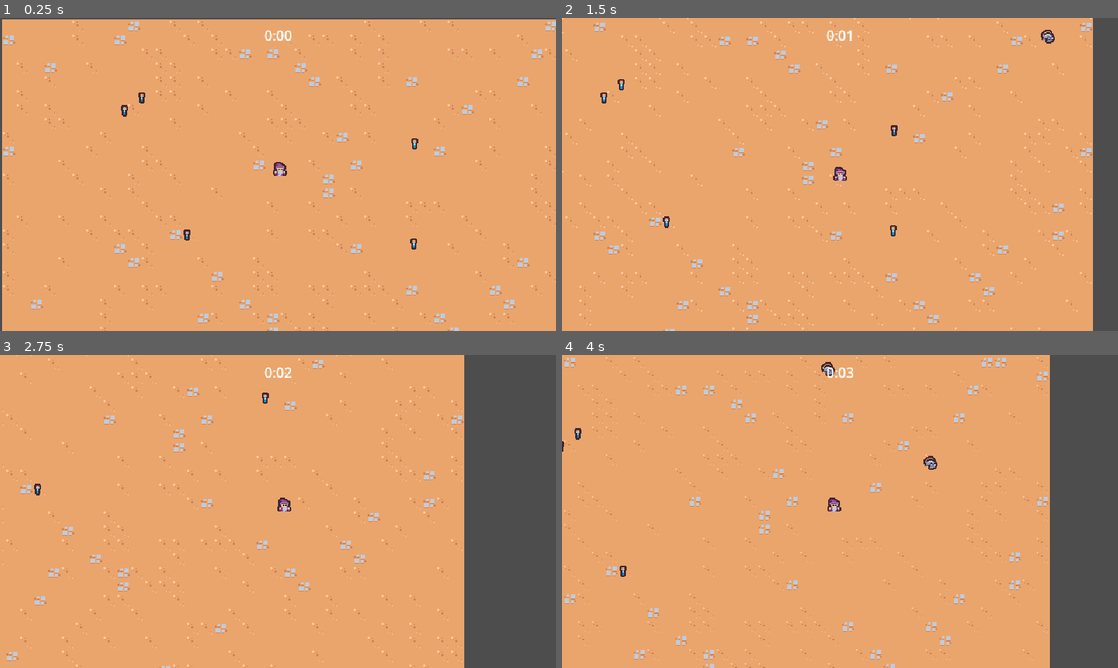
Above: before the commit, frames 1-4 (two rows, left to right).
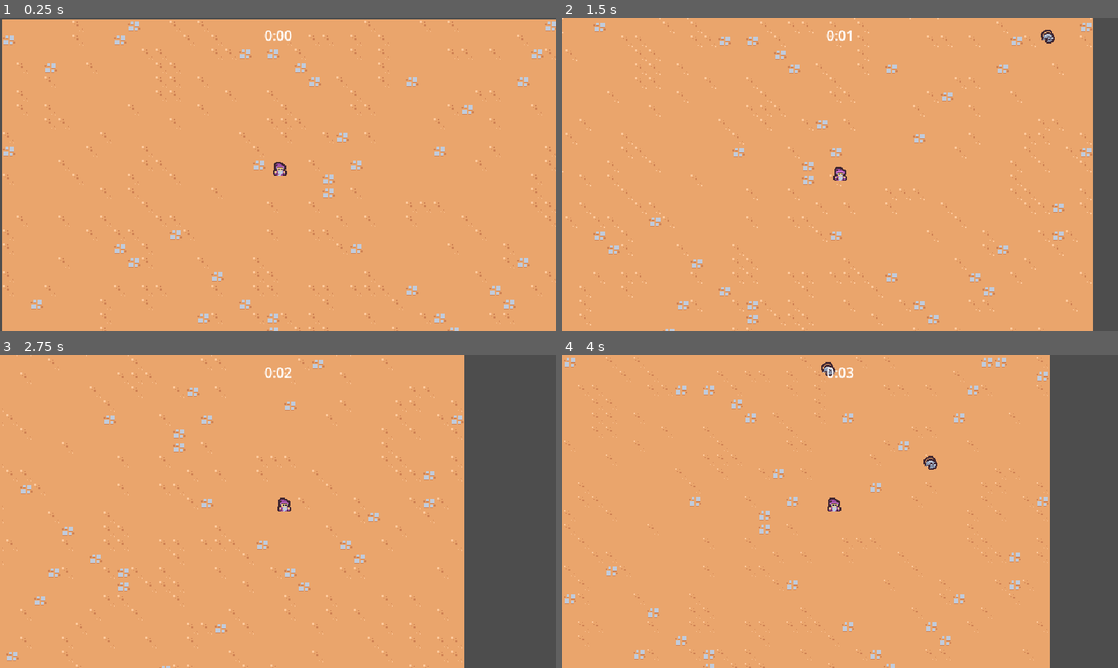
Above: after the commit, the same moments.

Repository: camd67/survivors-clone
Game: Godot game, scene res://scenes/main/main.tscn
Two runs of this game, one before a commit and one after it. Both use one fixed random seed, a clock stepped at 60 frames per second and the inputs below.
Inputs:
- Up to frame 1 (0.25 s): no input
- Up to frame 2 (1.5 s): hold D (move_right) 0.53-1.28 s; hold S (move_down) from 1.28 s (still down)
- Up to frame 3 (2.75 s): release S (move_down) at 2.03 s; hold D (move_right) from 2.03 s (still down)
- Up to frame 4 (4 s): release D (move_right) at 2.78 s; hold W (move_up) 2.78-3.53 s; hold A (move_left) from 3.53 s (still down)

The runs differ from the first frame. In frame 1, 0.2% of the frame differs, in the area x 21-76%, y 23-74%; in frame 2, 0.2%; in frame 3, less than 0.1%; in frame 4, less than 0.1%.

Commit message:
Lesson 18: Health component

Diff:
--- /dev/null
+++ b/scenes/component/health_component.gd
@@ -0,0 +1,20 @@
+extends Node
+class_name HealthComponent
+
+signal died
+
+@export var max_health: float = 10
+
+var current_health
+
+func _ready():
+	current_health = max_health
+
+func damage(damage_value: float) -> void:
+	current_health = max(current_health - damage_value, 0)
+	Callable(check_death).call_deferred()
+
+func check_death():
+	if current_health == 0:
+		died.emit()
+		owner.queue_free()
--- /dev/null
+++ b/scenes/component/health_component.tscn
@@ -0,0 +1,6 @@
+[gd_scene load_steps=2 format=3 uid="uid://cj3jdnvxkgfxu"]
+
+[ext_resource type="Script" path="res://scenes/component/health_component.gd" id="1_g6qaa"]
+
+[node name="HealthComponent" type="Node"]
+script = ExtResource("1_g6qaa")
--- /dev/null
+++ b/scenes/component/vial_drop_component.gd
@@ -0,0 +1,26 @@
+extends Node
+
+@export_range(0, 1) var drop_percent: float = .5
+@export var health_component: HealthComponent
+
+@export var vial_scene: PackedScene
+
+
+func _ready():
+	health_component.died.connect(on_died)
+
+
+func on_died():
+	if randf() > drop_percent:
+		return
+
+	if vial_scene == null:
+		return
+
+	if not owner is Node2D:
+		return
+
+	var spawn_position = (owner as Node2D).global_position
+	var vial = vial_scene.instantiate() as Node2D
+	owner.get_parent().add_child(vial)
+	vial.global_position = spawn_position
--- /dev/null
+++ b/scenes/component/vial_drop_component.tscn
@@ -0,0 +1,8 @@
+[gd_scene load_steps=3 format=3 uid="uid://mxwtim2s4s85"]
+
+[ext_resource type="Script" path="res://scenes/component/vial_drop_component.gd" id="1_de02l"]
+[ext_resource type="PackedScene" uid="uid://c27wd6xgrsgtr" path="res://scenes/game_object/experience_vial/experience_vial.tscn" id="2_ftf30"]
+
+[node name="VialDropComponent" type="Node"]
+script = ExtResource("1_de02l")
+vial_scene = ExtResource("2_ftf30")
--- a/scenes/game_object/basic_enemy/basic_enemy.gd
+++ b/scenes/game_object/basic_enemy/basic_enemy.gd
@@ -1,6 +1,8 @@
 extends CharacterBody2D
 
 const MAX_SPEED = 50
+
+@onready var health: HealthComponent = $HealthComponent
 
 func _ready():
 	$Area2D.area_entered.connect(on_area_entered)
@@ -18,4 +20,4 @@
 
 
 func on_area_entered(other: Area2D):
-	queue_free()
+	health.damage(100)
--- a/scenes/game_object/basic_enemy/basic_enemy.tscn
+++ b/scenes/game_object/basic_enemy/basic_enemy.tscn
@@ -1,7 +1,9 @@
-[gd_scene load_steps=5 format=3 uid="uid://bmn4yxj3stfwr"]
+[gd_scene load_steps=7 format=3 uid="uid://bmn4yxj3stfwr"]
 
 [ext_resource type="Texture2D" uid="uid://i4fd1nmc8dsd" path="res://scenes/game_object/basic_enemy/basic_enemy.png" id="1_achbw"]
 [ext_resource type="Script" path="res://scenes/game_object/basic_enemy/basic_enemy.gd" id="1_ogpgs"]
+[ext_resource type="PackedScene" uid="uid://cj3jdnvxkgfxu" path="res://scenes/component/health_component.tscn" id="2_ap0kb"]
+[ext_resource type="PackedScene" uid="uid://mxwtim2s4s85" path="res://scenes/component/vial_drop_component.tscn" id="4_ly5vg"]
 
 [sub_resource type="CircleShape2D" id="CircleShape2D_muxu0"]
 radius = 12.0
@@ -14,6 +16,11 @@
 collision_mask = 9
 motion_mode = 1
 script = ExtResource("1_ogpgs")
+
+[node name="HealthComponent" parent="." instance=ExtResource("2_ap0kb")]
+
+[node name="VialDropComponent" parent="." node_paths=PackedStringArray("health_component") instance=ExtResource("4_ly5vg")]
+health_component = NodePath("../HealthComponent")
 
 [node name="Area2D" type="Area2D" parent="."]
 collision_layer = 0
--- a/scenes/main/main.tscn
+++ b/scenes/main/main.tscn
@@ -7,7 +7,6 @@
 [ext_resource type="PackedScene" uid="uid://dtprosgyj5006" path="res://scenes/game_object/game_camera/game_camera.tscn" id="3_1l07m"]
 [ext_resource type="PackedScene" uid="uid://ch7qvugtsfapw" path="res://scenes/manager/experience_manager.tscn" id="3_qhtto"]
 [ext_resource type="PackedScene" uid="uid://627ljqx6mqve" path="res://scenes/manager/enemy_manager.tscn" id="4_87fmu"]
-[ext_resource type="PackedScene" uid="uid://c27wd6xgrsgtr" path="res://scenes/game_object/experience_vial/experience_vial.tscn" id="7_op6dp"]
 
 [node name="Main" type="Node"]
 
@@ -29,18 +28,3 @@
 
 [node name="Player" parent="." instance=ExtResource("1_2unh3")]
 position = Vector2(320, 180)
-
-[node name="ExperienceVial" parent="." instance=ExtResource("7_op6dp")]
-position = Vector2(213, 248)
-
-[node name="ExperienceVial2" parent="." instance=ExtResource("7_op6dp")]
-position = Vector2(474, 258)
-
-[node name="ExperienceVial3" parent="." instance=ExtResource("7_op6dp")]
-position = Vector2(475, 143)
-
-[node name="ExperienceVial4" parent="." instance=ExtResource("7_op6dp")]
-position = Vector2(141, 105)
-
-[node name="ExperienceVial5" parent="." instance=ExtResource("7_op6dp")]
-position = Vector2(161, 90)
Not shown: 1 places in scenes/main/main.tscn that only renumber resources
